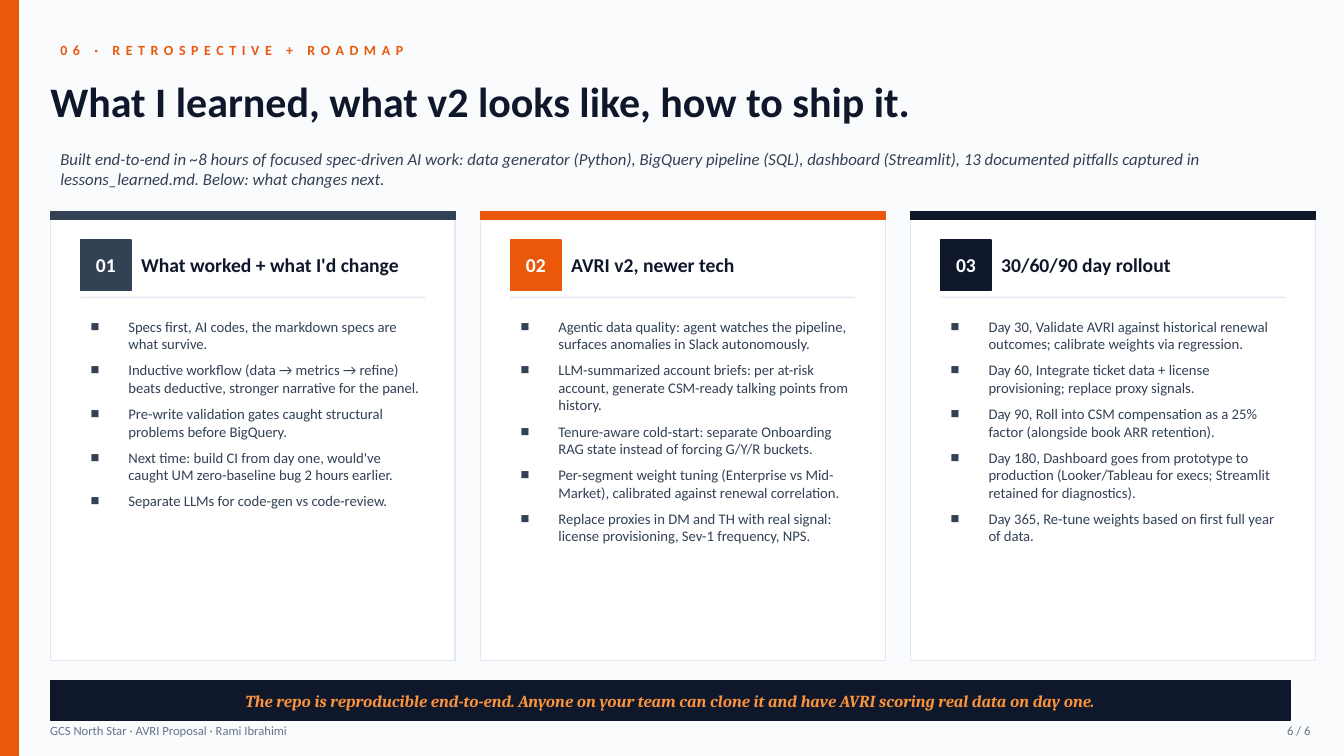
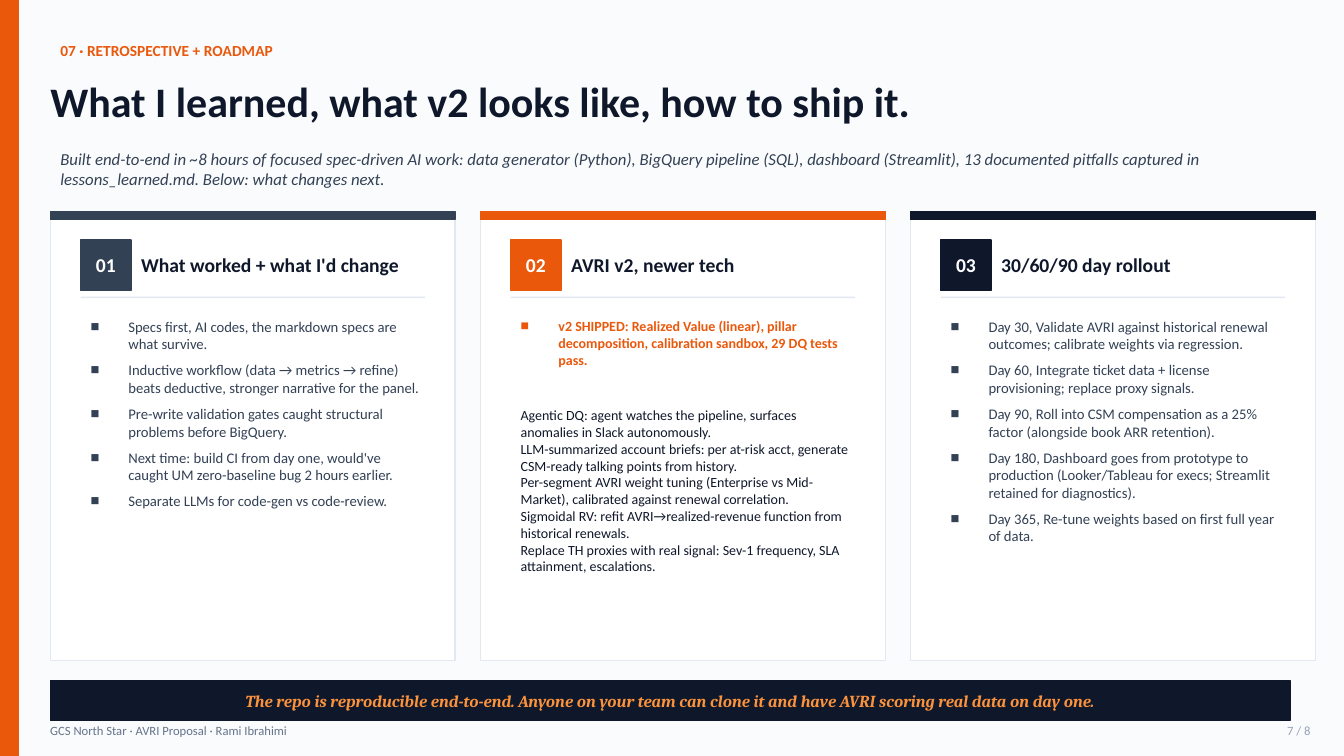
Before and after one commit to Averroes90/GCS-North-Star-Metric-, a slide deck: slide 7 of AVRI_Deck.pptx (slide 6 before the commit). Drawn at 1344x756 pixels with LibreOffice and Linux fonts; fonts in the diff are those of the drawing. Boxes give left, top, right and bottom in pixels: in the first picture for what was removed or moved away, otherwise in the second. Text is boxed around its words. In the diff, an @@ line names an element or a change of style, - is before the commit and + after.

```diff
--- a/AVRI_Deck.pptx
+++ b/AVRI_Deck.pptx
@@ text at (x1=60, y1=46, x2=273, y2=56): text changed; size 10 to 11 pt @@
-06 · RETROSPECTIVE + ROADMAP
+07 · RETROSPECTIVE + ROADMAP
@@ text at (x1=521, y1=320, x2=848, y2=573): text changed; size 10.5 to 10 pt; text colour #334155 to #0F172A @@
-■ Agentic data quality: agent watches the pipeline, surfaces anomalies in Slack autonomously.
-■ LLM-summarized account briefs: per at-risk account, generate CSM-ready talking points from history.
-■ Tenure-aware cold-start: separate Onboarding RAG state instead of forcing G/Y/R buckets.
-■ Per-segment weight tuning (Enterprise vs Mid-Market), calibrated against renewal correlation.
-■ Replace proxies in DM and TH with real signal: license provisioning, Sev-1 frequency, NPS.
+■ v2 SHIPPED: Realized Value (linear), pillar decomposition, calibration sandbox, 29 DQ tests pass.
+Agentic DQ: agent watches the pipeline, surfaces anomalies in Slack autonomously.
+LLM-summarized account briefs: per at-risk acct, generate CSM-ready talking points from history.
+Per-segment AVRI weight tuning (Enterprise vs Mid-Market), calibrated against renewal correlation.
+Sigmoidal RV: refit AVRI→realized-revenue function from historical renewals.
+Replace TH proxies with real signal: Sev-1 frequency, SLA attainment, escalations.
@@ text at (x1=1287, y1=726, x2=1310, y2=735): text changed; text colour #64748B to #94A3B8 @@
-6 / 6
+7 / 8
```
Also in this commit, not shown: 4 other slides changed, 2 slides added, 39 other files.
